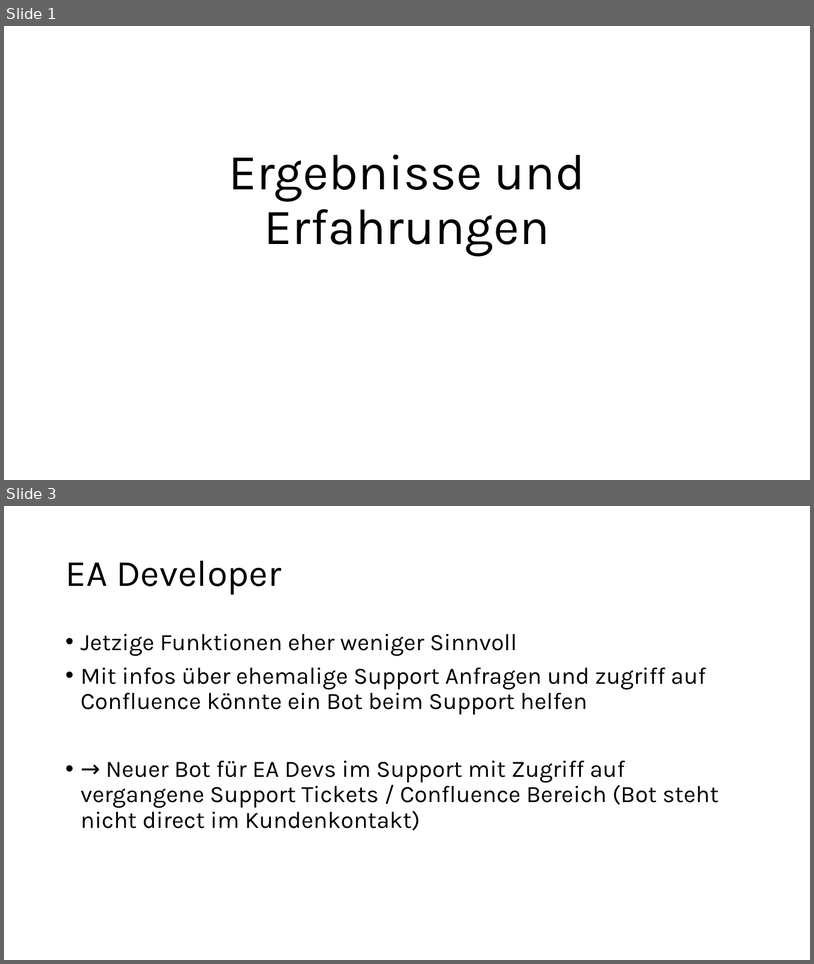
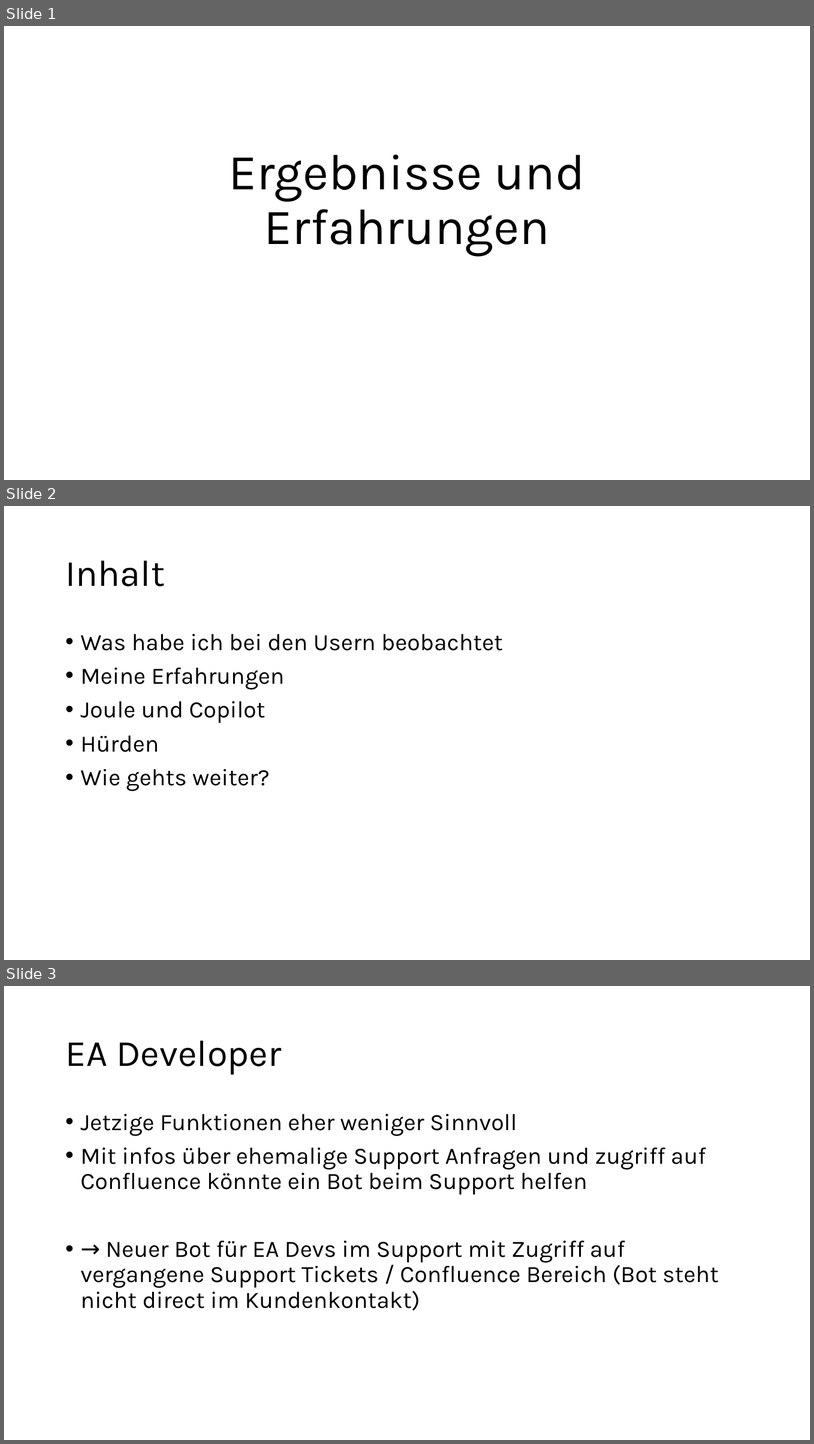
Before and after one commit to gladklo/bachelorThesis, a slide deck: Nico-Silas.pptx. Shown one above the other, each under a label of ours: slides 1 and 3 before the commit, slides 1, 2 and 3 after it; the slides between them are not shown. The pictures are 814x964 and 814x1444 pixels, drawn with LibreOffice and Linux fonts; fonts in the diff are those of the drawing. Boxes give left, top, right and bottom in pixels: in the first picture for what was removed or moved away, otherwise in the second. Text is boxed around its words. In the diff, an @@ line names an element or a change of style, - is before the commit and + after.

```diff
--- a/Nico-Silas.pptx
+++ b/Nico-Silas.pptx
@@ slide 2 added at (x1=4, y1=506, x2=810, y2=960), background #FFFFFF @@
@@ title added at (x1=65, y1=561, x2=165, y2=586), 44 pt, text #000000 @@
+Inhalt
@@ text added at (x1=81, y1=634, x2=503, y2=791), 28 pt, text #000000 @@
+• Was habe ich bei den Usern beobachtet
+• Meine Erfahrungen
+• Joule und Copilot
+• Hürden
+• Wie gehts weiter?
```
Also in this commit, not shown: 4 slides changed, 1 other slide added, 1 slide removed, 12 other files.
